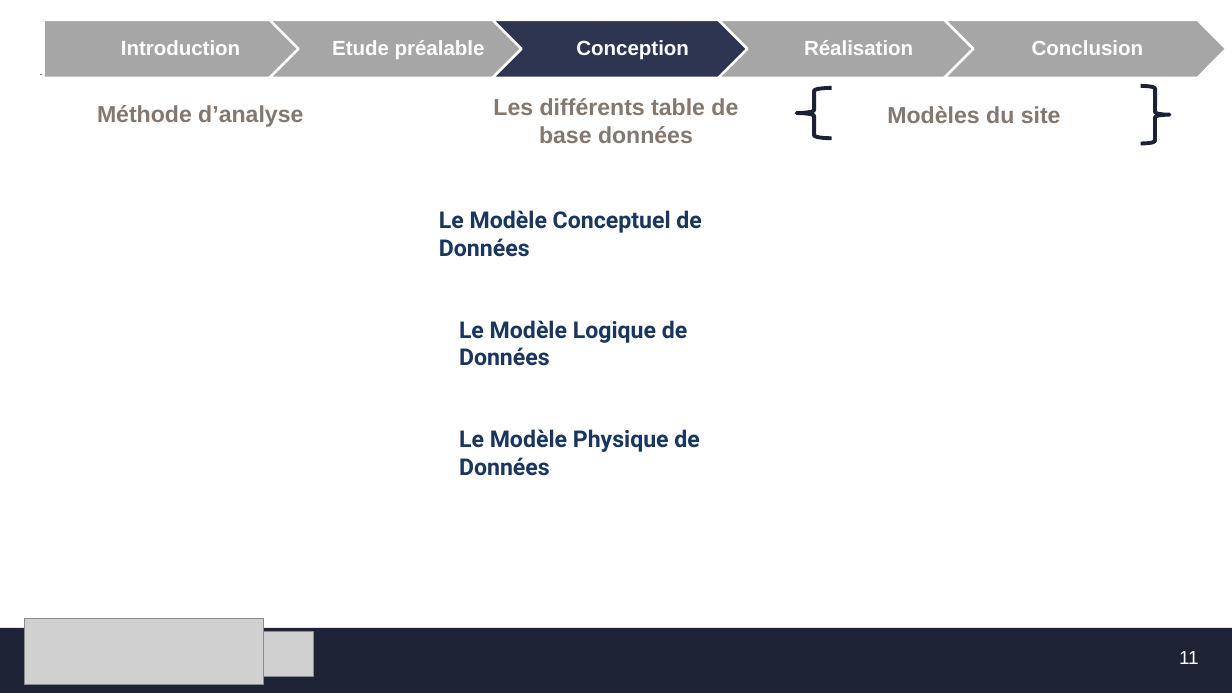
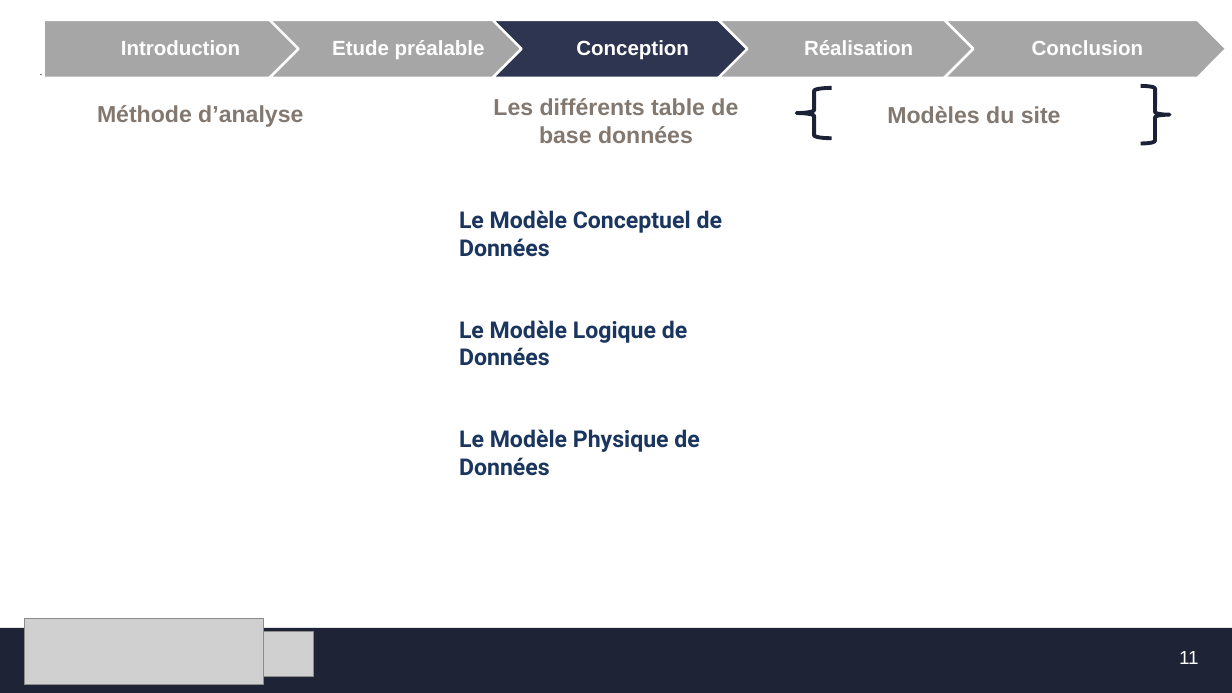
Before and after one commit to MF-13/E-Learning_Platforme, a slide deck: slide 11 of Présentation_PFE1.pptx. Drawn at 1232x693 pixels with LibreOffice and Linux fonts; fonts in the diff are those of the drawing; grey boxes stand for pictures; background and template pictures are left out. Boxes give left, top, right and bottom in pixels: in the first picture for what was removed or moved away, otherwise in the second. Text is boxed around its words. In the diff, an @@ line names an element or a change of style, - is before the commit and + after.

Commit message:
présentation

```diff
--- a/Présentation_PFE1.pptx
+++ b/Présentation_PFE1.pptx
@@ text "Le Modèle Conceptuel de Données": place and size @@
-text "Le Modèle Conceptuel de Données" at (439,210,701,257)
+text "Le Modèle Conceptuel de Données" at (459,210,722,257)
```
Also in this commit, not shown: 1 other slide changed, 2 other files.
